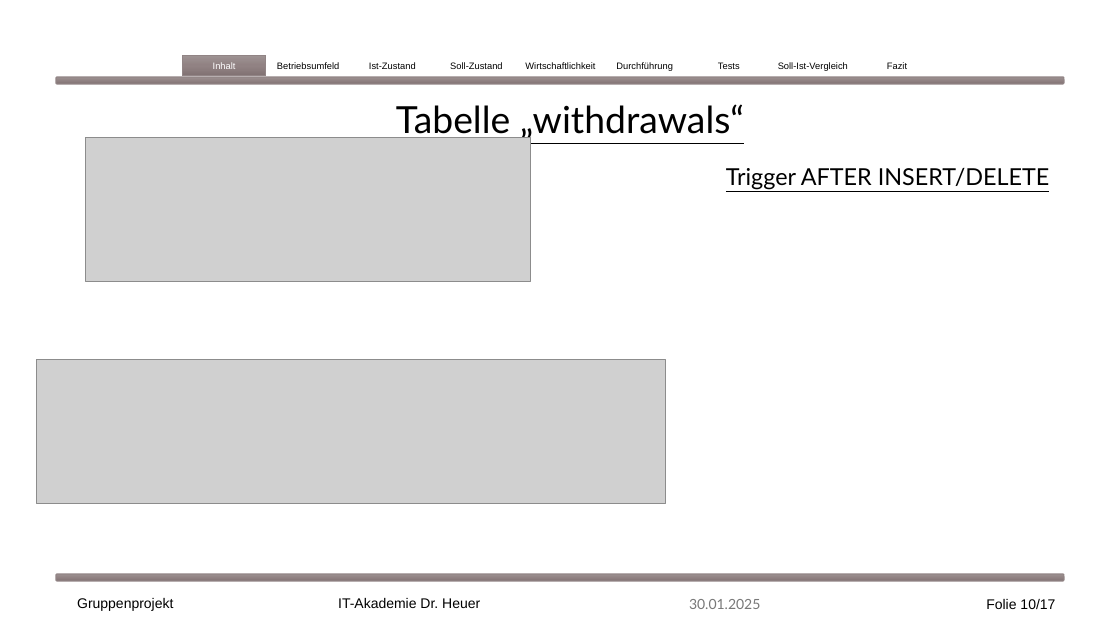
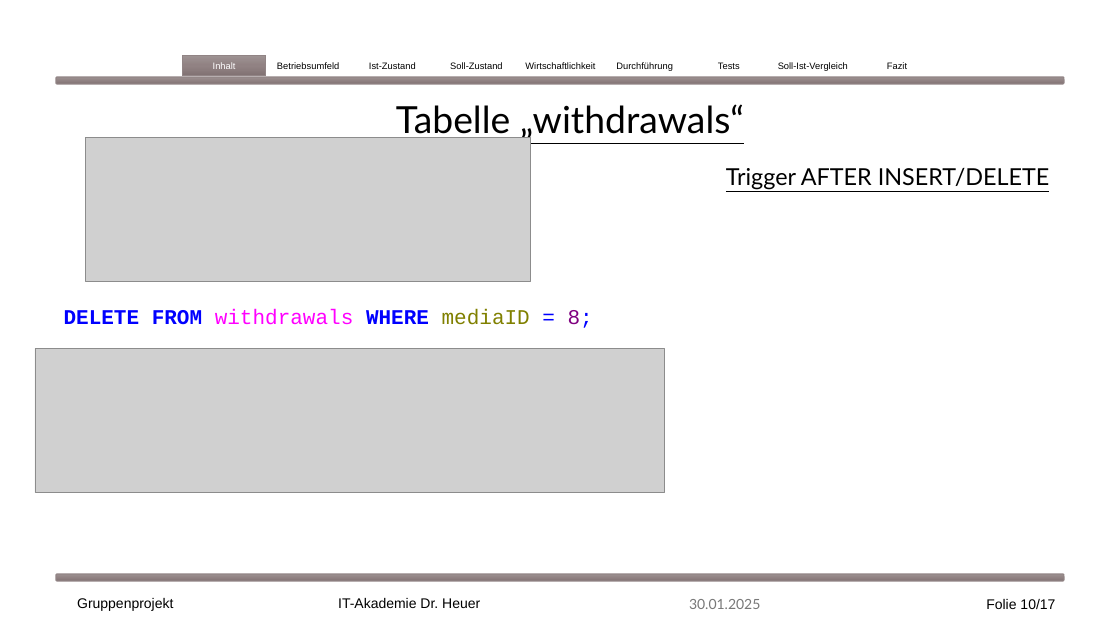
Before and after one commit to EkaterinaShmeleva/MediaManagementSystem, a slide deck: slide 10 of Medienverwaltungsdatenbank Gruppe1.pptx. Drawn at 1120x630 pixels with LibreOffice and Linux fonts; fonts in the diff are those of the drawing; grey boxes stand for pictures. Boxes give left, top, right and bottom in pixels: in the first picture for what was removed or moved away, otherwise in the second. Text is boxed around its words. In the diff, an @@ line names an element or a change of style, - is before the commit and + after.

```diff
--- a/Medienverwaltungsdatenbank Gruppe1.pptx
+++ b/Medienverwaltungsdatenbank Gruppe1.pptx
@@ text added at box(64, 309, 593, 328), 18 pt, text #0000FF @@
+DELETE FROM withdrawals WHERE mediaID = 8;
@@ picture: place and size @@
-picture at box(36, 360, 665, 504)
+picture at box(35, 349, 665, 493)
```
Also in this commit, not shown: 4 other slides changed, 1 other file.
